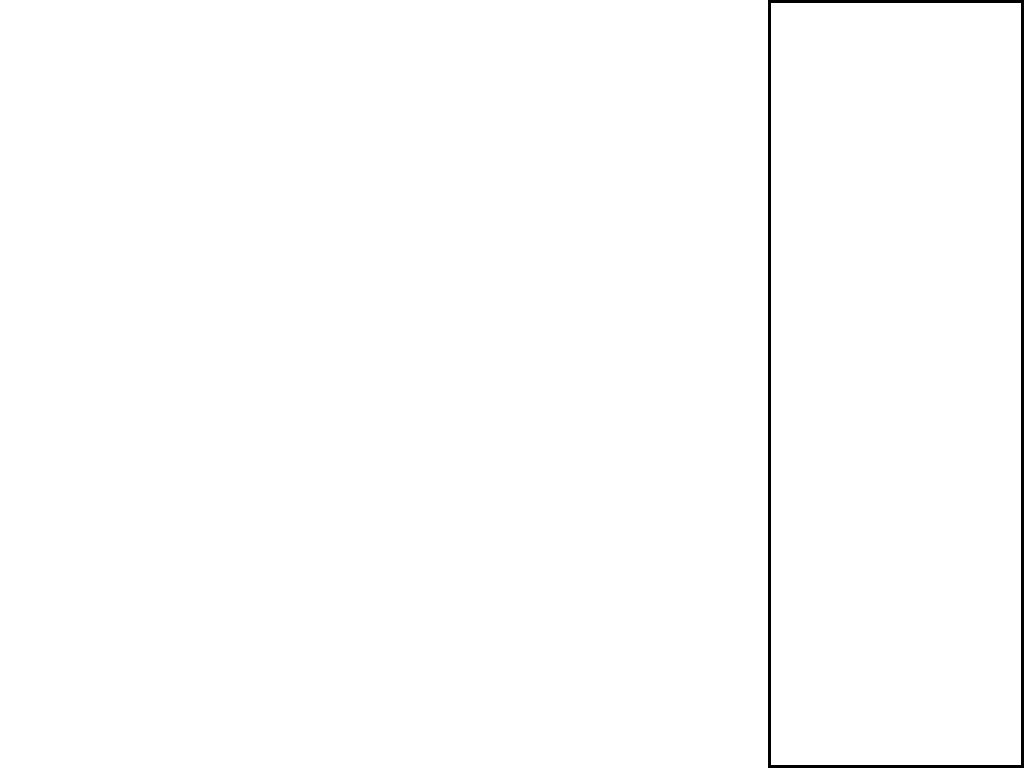
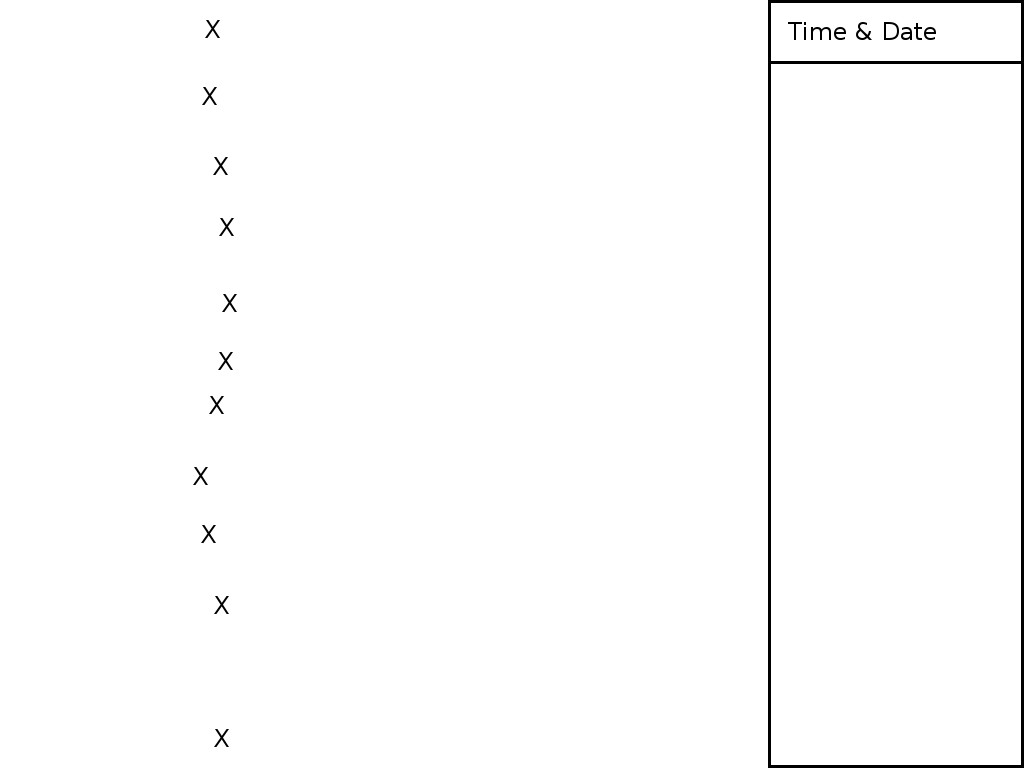
Layers edited between the first and the second 1024 x 768 image:
added layer "Time & Date" above "X #10" over (788, 22, 936, 40)
added layer "X #10" above "X #9" over (209, 396, 224, 414)
added layer "X #9" above "X #8" over (193, 467, 208, 485)
added layer "X #8" above "X #7" over (201, 525, 216, 543)
added layer "X #7" above "X #6" over (214, 596, 229, 614)
added layer "X #6" above "X #5" over (214, 729, 229, 747)
added layer "X #5" above "X #4" over (218, 352, 233, 370)
added layer "X #4" above "X #3" over (222, 294, 237, 312)
added layer "X #3" above "X #2" over (219, 218, 234, 236)
added layer "X #2" above "X #1" over (213, 157, 228, 175)
added layer "X #1" above "X" over (202, 87, 217, 105)
added layer "X" above "Background" over (205, 20, 220, 38)
painted on "Background" over (771, 61, 1021, 64)
